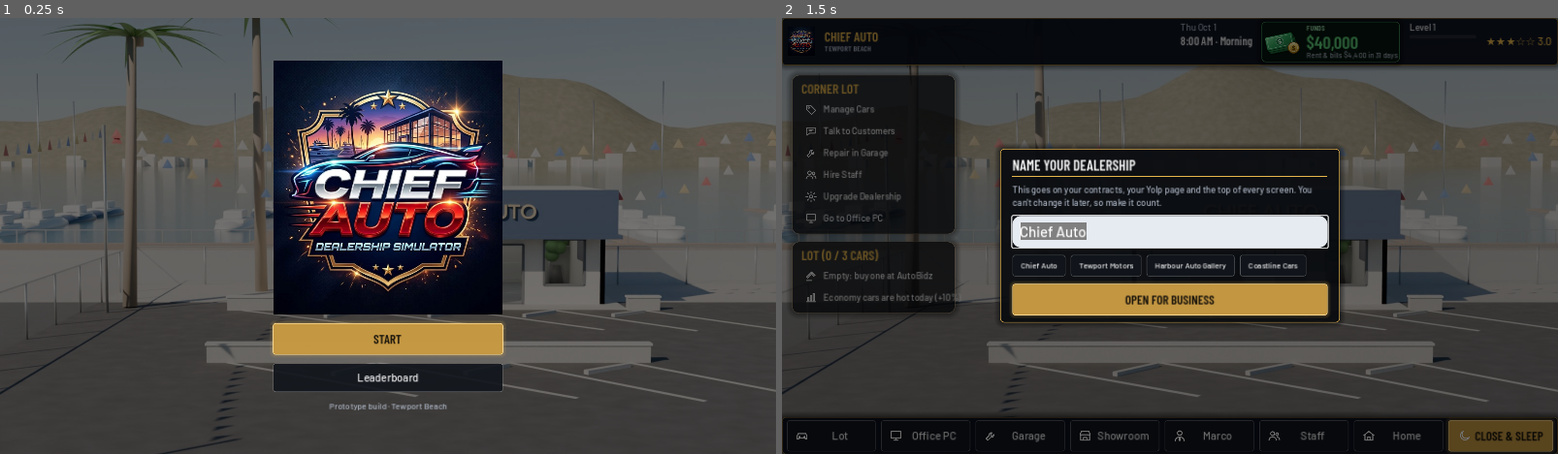
Above: before the commit, frames 1-2 (left to right).
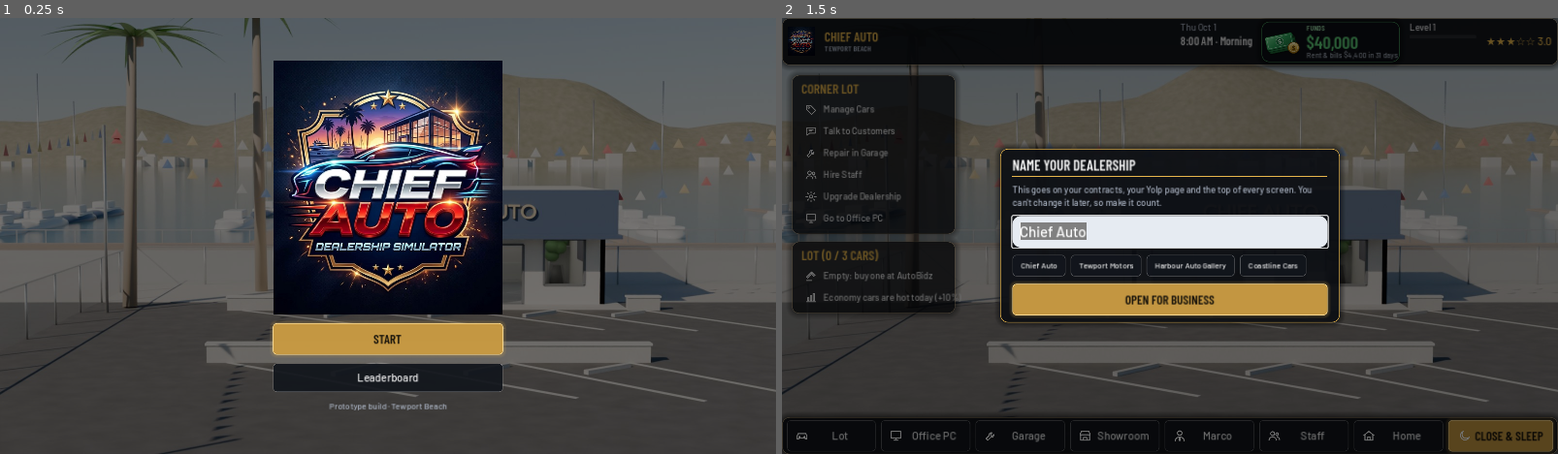
Above: after the commit, the same moments.

Repository: faisaldayes1-web/chief-auto
Game: Godot game, scene res://scenes/main.tscn
The game is run twice, just before and just after one commit, with the same random seed, the same clock (stepped at 60 frames per second) and the same inputs.
Inputs:
- Up to frame 1 (0.25 s): no input
- Up to frame 2 (1.5 s): click "START" at 0.5 s; click "Marco" at 1.25 s

The runs differ from the first frame. In frame 1, less than 0.1% of the frame differs, in the area x 35-65%, y 70-86%; in frame 2, 0.5%, in the area x 0-100%, y 0-100%.

Commit message:
One glass panel style, opaque dialogue box, one portrait per person for dialogue/thumbnails/cards
Co-Authored-By: Claude Opus 5.5 (1M context) <noreply@anthropic.com>
Claude-Session: https://claude.ai/code/session_01NPxWDMmDr35mH1YXpri3Ec

Diff:
--- a/scripts/main.gd
+++ b/scripts/main.gd
@@ -4,7 +4,6 @@
 
 const LOGO := preload("res://assets/logo.png")
 const CASH_ICON := preload("res://assets/icons/cash.png")
-const PORTRAITS := {"Marco": preload("res://assets/portrait_marco.jpg"), "Maruchan": preload("res://assets/portrait_maruchan.jpg")}
 const MINUTES_PER_SECOND := 3.5   # game clock speed: a 13-hour day takes about 4 minutes
 const MAX_IN_LOBBY := 4
 
@@ -2036,11 +2035,7 @@
 	iv.add_child(UI.label("ON THE FLOOR", 13, UI.GOLD, true))
 	for st in Game.staff:
 		var row := UI.hbox(6)
-		var face := PersonArt.new()
-		face.custom_minimum_size = Vector2(30, 30)
-		face.pid = Game.staff_pid(st)
-		face.mood = 0.5
-		row.add_child(face)
+		row.add_child(_thumb(Game.staff_pid(st), 30))
 		row.add_child(UI.label("%s %s" % [st.name, _stars(st.stars)], 13))
 		row.add_child(UI.spacer())
 		var free: bool = st.get("busy_until", 0.0) <= Game.clock or st.get("busy_day", 0) != Game.day
@@ -3419,6 +3414,15 @@
 ## Portrait for a person: the painted card art for Marco and Maruchan, otherwise the top of the rendered body.
 ## thumb = head and shoulders only.
 func _person_tex(pid: String, thumb := false) -> Texture2D:
+	var portrait := "res://assets/people/%s_portrait.png" % pid
+	if ResourceLoader.exists(portrait):
+		var pt: Texture2D = load(portrait)
+		if not thumb:
+			return pt
+		var pa := AtlasTexture.new()
+		pa.atlas = pt
+		pa.region = Rect2(pt.get_width() * 0.15, 0, pt.get_width() * 0.7, pt.get_width() * 0.7)
+		return pa
 	var card := "res://assets/people/%s_card.png" % pid
 	if ResourceLoader.exists(card):
 		var ct: Texture2D = load(card)
@@ -3440,6 +3444,32 @@
 	return load(face) if ResourceLoader.exists(face) else null
 
 
+## Round-cornered head-and-shoulders thumbnail from the person's one portrait.
+func _thumb(pid: String, px := 40) -> Control:
+	var f := PanelContainer.new()
+	f.add_theme_stylebox_override("panel", UI.box(Color(0.1, 0.16, 0.22), Color(1, 1, 1, 0.2), 4, 1, 1))
+	f.custom_minimum_size = Vector2(px, px)
+	f.clip_contents = true
+	var t := TextureRect.new()
+	t.texture = _person_tex(pid, true)
+	t.expand_mode = TextureRect.EXPAND_IGNORE_SIZE
+	t.stretch_mode = TextureRect.STRETCH_KEEP_ASPECT_COVERED
+	t.mouse_filter = Control.MOUSE_FILTER_IGNORE
+	f.add_child(t)
+	return f
+
+
+## Which person's portrait goes with a speaker's name in dialogue.
+func _speaker_pid(speaker: String) -> String:
+	match speaker:
+		"Marco", "Maruchan", "Amna", "Jeff":
+			return speaker.to_lower()
+	for s in Game.staff:
+		if s.name == speaker:
+			return Game.staff_pid(s)
+	return PersonArt.pool_pid(speaker.length() * 7, speaker)
+
+
 func _staff_role(s: Dictionary) -> String:
 	match s.get("look", ""):
 		"jeff": return "Sales Associate"
@@ -3457,9 +3487,9 @@
 	v.add_child(hd)
 	for g in Game.goals():
 		var done: bool = g[1]
-		v.add_child(UI.label(("✓ " if done else "○ ") + g[0], 13, UI.GOOD if done else UI.TEXT))
+		v.add_child(UI.label(("✓ " if done else "○ ") + g[0], 13, UI.GOOD if done else UI.TEXT, false, true))
 	var today: bool = Game.stats.goal_sold_today >= 1
-	v.add_child(UI.label(("✓ " if today else "○ ") + "Today: sell a car (+$500, +25 XP)", 13, UI.GOOD if today else UI.MUTED))
+	v.add_child(UI.label(("✓ " if today else "○ ") + "Today: sell a car (+$500, +25 XP)", 13, UI.GOOD if today else UI.MUTED, false, true))
 	return v
 
 
@@ -3688,7 +3718,12 @@
 		return
 	overlay.mouse_filter = Control.MOUSE_FILTER_STOP
 	var line: Array = dialogue_queue.pop_front()
-	var box := UI.panel(Color(0.04, 0.07, 0.13, 0.95), UI.BLUE, 18)
+	var shade := ColorRect.new()
+	shade.color = Color(0, 0, 0, 0.4)
+	shade.set_anchors_preset(Control.PRESET_FULL_RECT)
+	overlay.add_child(shade)
+	var box := _glass_panel()
+	(box.get_theme_stylebox("panel") as StyleBoxFlat).bg_color.a = 0.94
 	box.anchor_left = 0.12
 	box.anchor_right = 0.88
 	box.anchor_top = 1.0
@@ -3698,21 +3733,13 @@
 	overlay.add_child(box)
 	var h := UI.hbox(16)
 	box.add_child(h)
-	if PORTRAITS.has(line[0]):
-		var ph := TextureRect.new()
-		ph.texture = PORTRAITS[line[0]]
-		ph.expand_mode = TextureRect.EXPAND_IGNORE_SIZE
-		ph.stretch_mode = TextureRect.STRETCH_KEEP_ASPECT_COVERED
-		ph.custom_minimum_size = Vector2(112, 128)
-		h.add_child(ph)
-	else:
-		var face := _portrait_frame(line[0].to_lower() if line[0] in ["Amna", "Jeff"] else "marco", 0.5, CARD_CYAN, 128)
-		face.custom_minimum_size.x = 112
-		h.add_child(face)
+	var face := _portrait_frame(_speaker_pid(line[0]), 0.5, UI.GOLD if line[0] == "Marco" else CARD_CYAN, 128)
+	face.custom_minimum_size.x = 112
+	h.add_child(face)
 	var v := UI.vbox(8)
 	v.size_flags_horizontal = Control.SIZE_EXPAND_FILL
 	h.add_child(v)
-	v.add_child(UI.label("%s · %s" % [line[0].to_upper(), line[1].to_upper()], 18, Color("8fc3ff"), true))
+	v.add_child(UI.label("%s · %s" % [line[0].to_upper(), line[1].to_upper()], 18, UI.GOLD, true))
 	var text := UI.para(line[2], 18)
 	text.size_flags_vertical = Control.SIZE_EXPAND_FILL
 	v.add_child(text)
--- a/scripts/ui.gd
+++ b/scripts/ui.gd
@@ -48,16 +48,16 @@
 	_body_font = f
 	t.default_font = f
 	t.set_color("font_color", "Label", TEXT)
-	t.set_stylebox("normal", "Button", box(Color(0.07, 0.085, 0.11, 0.92), Color(1, 1, 1, 0.16), 4, 1, 14))
-	t.set_stylebox("hover", "Button", box(Color(0.11, 0.14, 0.18, 0.96), GOLD, 4, 1, 14))
-	t.set_stylebox("pressed", "Button", box(Color(0.25, 0.19, 0.08, 0.98), GOLD, 4, 1, 14))
-	t.set_stylebox("disabled", "Button", box(Color(0.06, 0.06, 0.07, 0.6), Color(1, 1, 1, 0.06), 4, 1, 14))
+	t.set_stylebox("normal", "Button", box(Color(0.07, 0.085, 0.11, 0.92), Color(1, 1, 1, 0.16), 6, 1, 14))
+	t.set_stylebox("hover", "Button", box(Color(0.11, 0.14, 0.18, 0.96), GOLD, 6, 1, 14))
+	t.set_stylebox("pressed", "Button", box(Color(0.25, 0.19, 0.08, 0.98), GOLD, 6, 1, 14))
+	t.set_stylebox("disabled", "Button", box(Color(0.06, 0.06, 0.07, 0.6), Color(1, 1, 1, 0.06), 6, 1, 14))
 	t.set_stylebox("focus", "Button", StyleBoxEmpty.new())
 	t.set_color("font_color", "Button", TEXT)
 	t.set_color("font_hover_color", "Button", GOLD)
 	t.set_color("font_pressed_color", "Button", Color.WHITE)
 	t.set_color("font_disabled_color", "Button", Color(0.5, 0.5, 0.5))
-	t.set_stylebox("panel", "PanelContainer", box(NAVY, GLASS_EDGE, 6, 1, 16))
+	t.set_stylebox("panel", "PanelContainer", box(Color(0.05, 0.06, 0.08, 0.78), Color(1, 0.85, 0.6, 0.35), 12, 1, 16))
 	t.set_stylebox("panel", "Panel", box(NAVY, GLASS_EDGE, 6, 1, 16))
 	t.set_stylebox("background", "ProgressBar", box(Color(1, 1, 1, 0.08), Color.TRANSPARENT, 2, 0, 0))
 	t.set_stylebox("fill", "ProgressBar", box(GOLD, Color.TRANSPARENT, 2, 0, 0))
@@ -116,12 +116,12 @@
 
 static func gold_button(text: String, cb: Callable, min_w := 0, min_h := 52) -> Button:
 	var b := button(text, cb, min_w, min_h)
-	var n := box(Color(0.78, 0.6, 0.26, 0.97), Color(1, 0.88, 0.6), 4, 1, 16)
+	var n := box(Color(0.78, 0.6, 0.26, 0.97), Color(1, 0.88, 0.6), 6, 1, 16)
 	n.shadow_color = Color(0.9, 0.7, 0.3, 0.25)
 	n.shadow_size = 6
 	b.add_theme_stylebox_override("normal", n)
-	b.add_theme_stylebox_override("hover", box(Color(0.9, 0.72, 0.35, 1.0), Color.WHITE, 4, 1, 16))
-	b.add_theme_stylebox_override("pressed", box(Color(0.6, 0.45, 0.18, 1.0), Color.WHITE, 4, 1, 16))
+	b.add_theme_stylebox_override("hover", box(Color(0.9, 0.72, 0.35, 1.0), Color.WHITE, 6, 1, 16))
+	b.add_theme_stylebox_override("pressed", box(Color(0.6, 0.45, 0.18, 1.0), Color.WHITE, 6, 1, 16))
 	b.add_theme_color_override("font_color", Color("15110a"))
 	b.add_theme_color_override("font_hover_color", Color("15110a"))
 	b.add_theme_font_override("font", head_font())
@@ -130,9 +130,21 @@
 	return b
 
 
-static func panel(bg := NAVY, border := GOLD_DIM, pad := 16) -> PanelContainer:
+## Smoked glass with a warm rim, the one panel look used across the game.
+const GLASS := Color(0.05, 0.06, 0.08, 0.78)
+const GLASS_RIM := Color(1, 0.85, 0.6, 0.35)
+
+
+static func panel(bg := GLASS, border := GLASS_RIM, pad := 16) -> PanelContainer:
 	var p := PanelContainer.new()
-	var sb := box(bg, border, 6, 1, pad)
+	var radius := 6
+	if bg.v < 0.3:
+		# every dark panel shares the glass look; light panels (web pages, the whiteboard) keep their colours
+		bg = Color(GLASS, max(bg.a, 0.72))
+		if border == GOLD_DIM:
+			border = GLASS_RIM
+		radius = 12
+	var sb := box(bg, border, radius, 1, pad)
 	if bg.a < 0.99 and bg.v < 0.3:
 		sb.shadow_color = Color(0, 0, 0, 0.45)
 		sb.shadow_size = 10
